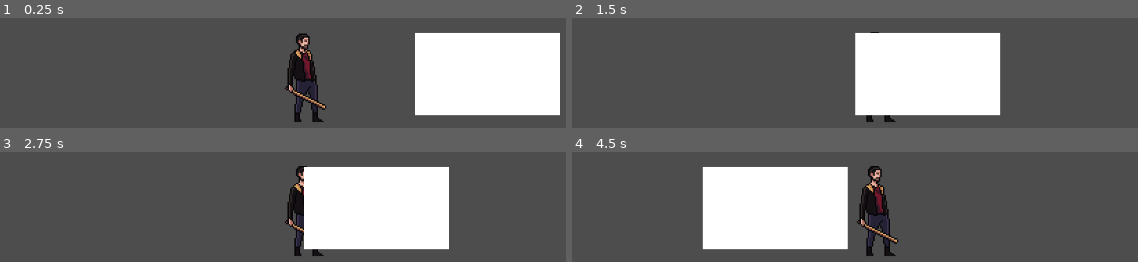
Above: before the commit, frames 1-4 (two rows, left to right).
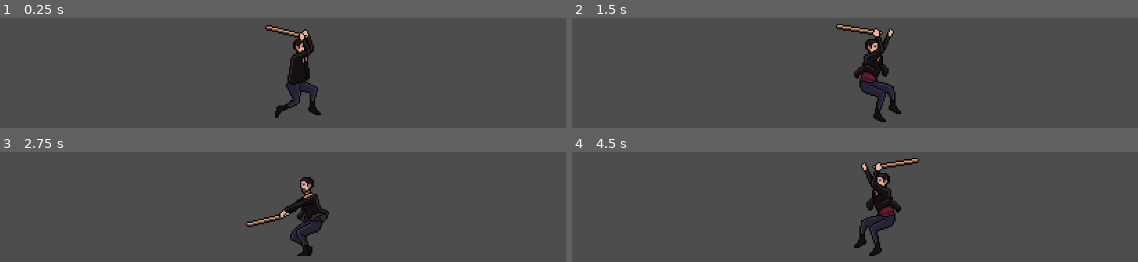
Above: after the commit, the same moments.

Repository: trevor-chi/What-Follows
Game: Godot game, scene res://scenes/Main.tscn
Same seed, same stepped clock (60 frames per second), same inputs: the game is played once before the commit and once after it.
Inputs:
- Up to frame 1 (0.25 s): no input
- Up to frame 2 (1.5 s): hold D (move_right) from 0.53 s (still down); tap W (jump, bound only after the commit) at 0.6, 0.77, 1.07, 1.35 s
- Up to frame 3 (2.75 s): tap W (jump, bound only after the commit) at 1.52, 1.82, 2.1 s; release D (move_right) at 2.03 s; hold A (move_left) from 2.03 s (still down)
- Up to frame 4 (4.5 s): release A (move_left) at 2.78 s; hold D (move_right) 2.78-4.28 s; tap W (jump, bound only after the commit) at 2.85, 3.02, 3.32, 3.6, 3.77, 4.07, 4.35 s; hold A (move_left) from 4.28 s (still down)

The runs differ from the first frame. In frame 1, 22% of the frame differs, in the area x 46-99%, y 6-95%; in frame 2, 20%; in frame 3, 21%; in frame 4, 23%, in the area x 22-62%, y 5-95%.

Commit message:
implemented basic player movement and removed tester nodes

Diff:
--- a/project.godot
+++ b/project.godot
@@ -27,6 +27,11 @@
 "events": [Object(InputEventKey,"resource_local_to_scene":false,"resource_name":"","device":-1,"window_id":0,"alt_press …(192 unchanged characters)…
 ]
 }
+jump={
+"deadzone": 0.2,
+"events": [Object(InputEventKey,"resource_local_to_scene":false,"resource_name":"","device":-1,"window_id":0,"alt_pressed":false,"shift_pressed":false,"ctrl_pressed":false,"meta_pressed":false,"pressed":false,"keycode":0,"physical_keycode":87,"key_label":0,"unicode":119,"location":0,"echo":false,"script":null)
+]
+}
 
 [physics]
 
--- a/scenes/Main.tscn
+++ b/scenes/Main.tscn
@@ -1,25 +1,9 @@
 [gd_scene format=3 uid="uid://canxmjhe525k1"]
 
 [ext_resource type="PackedScene" uid="uid://dbv0x0ivx315m" path="res://scenes/Player.tscn" id="1_elqb8"]
-
-[sub_resource type="RectangleShape2D" id="RectangleShape2D_rvslj"]
-size = Vector2(1391, 162)
 
 [node name="Main" type="Node2D" unique_id=983427258]
 
 [node name="Player" parent="." unique_id=1071195117 instance=ExtResource("1_elqb8")]
 
 [node name="Camera2D" type="Camera2D" parent="Player" unique_id=539151830]
-
-[node name="StaticBody2D" type="StaticBody2D" parent="." unique_id=1840053203]
-
-[node name="CollisionShape2D" type="CollisionShape2D" parent="StaticBody2D" unique_id=276590987]
-position = Vector2(542, 545)
-shape = SubResource("RectangleShape2D_rvslj")
-debug_color = Color(0.66570336, 0.5106437, 0.07617424, 0.42)
-
-[node name="ColorRect" type="ColorRect" parent="." unique_id=330540459]
-offset_left = 684.0
-offset_top = 241.0
-offset_right = 893.0
-offset_bottom = 360.0
--- a/scenes/Player.tscn
+++ b/scenes/Player.tscn
@@ -2,6 +2,8 @@
 
 [ext_resource type="Texture2D" uid="uid://hjsidkegxyse" path="res://assets/Raider_3/Idle.png" id="1_p0vlq"]
 [ext_resource type="Script" uid="uid://bco070al1luf7" path="res://scripts/player/playerMovement.gd" id="1_v6fml"]
+[ext_resource type="Texture2D" uid="uid://bjaculqqxu6yh" path="res://assets/Raider_3/Run.png" id="3_3li8b"]
+[ext_resource type="Texture2D" uid="uid://dsnbayu6lyu1v" path="res://assets/Raider_3/Jump.png" id="3_mdl7e"]
 
 [sub_resource type="AtlasTexture" id="AtlasTexture_v6fml"]
 atlas = ExtResource("1_p0vlq")
@@ -26,6 +28,70 @@
 [sub_resource type="AtlasTexture" id="AtlasTexture_cw2d6"]
 atlas = ExtResource("1_p0vlq")
 region = Rect2(640, 0, 128, 128)
+
+[sub_resource type="AtlasTexture" id="AtlasTexture_srp4u"]
+atlas = ExtResource("3_mdl7e")
+region = Rect2(0, 0, 128, 128)
+
+[sub_resource type="AtlasTexture" id="AtlasTexture_jfpux"]
+atlas = ExtResource("3_mdl7e")
+region = Rect2(128, 0, 128, 128)
+
+[sub_resource type="AtlasTexture" id="AtlasTexture_61ith"]
+atlas = ExtResource("3_mdl7e")
+region = Rect2(256, 0, 128, 128)
+
+[sub_resource type="AtlasTexture" id="AtlasTexture_ebwui"]
+atlas = ExtResource("3_mdl7e")
+region = Rect2(384, 0, 128, 128)
+
+[sub_resource type="AtlasTexture" id="AtlasTexture_sfy4j"]
+atlas = ExtResource("3_mdl7e")
+region = Rect2(512, 0, 128, 128)
+
+[sub_resource type="AtlasTexture" id="AtlasTexture_gv3ic"]
+atlas = ExtResource("3_mdl7e")
+region = Rect2(640, 0, 128, 128)
+
+[sub_resource type="AtlasTexture" id="AtlasTexture_b8lor"]
+atlas = ExtResource("3_mdl7e")
+region = Rect2(768, 0, 128, 128)
+
+[sub_resource type="AtlasTexture" id="AtlasTexture_6e537"]
+atlas = ExtResource("3_mdl7e")
+region = Rect2(896, 0, 128, 128)
+
+[sub_resource type="AtlasTexture" id="AtlasTexture_khinc"]
+atlas = ExtResource("3_3li8b")
+region = Rect2(0, 0, 128, 128)
+
+[sub_resource type="AtlasTexture" id="AtlasTexture_bruh7"]
+atlas = ExtResource("3_3li8b")
+region = Rect2(128, 0, 128, 128)
+
+[sub_resource type="AtlasTexture" id="AtlasTexture_6eyey"]
+atlas = ExtResource("3_3li8b")
+region = Rect2(256, 0, 128, 128)
+
+[sub_resource type="AtlasTexture" id="AtlasTexture_d3wef"]
+atlas = ExtResource("3_3li8b")
+region = Rect2(384, 0, 128, 128)
+
+[sub_resource type="AtlasTexture" id="AtlasTexture_o4126"]
+atlas = ExtResource("3_3li8b")
+region = Rect2(512, 0, 128, 128)
+
+[sub_resource type="AtlasTexture" id="AtlasTexture_lkdrv"]
+atlas = ExtResource("3_3li8b")
+region = Rect2(640, 0, 128, 128)
+
+[sub_resource type="AtlasTexture" id="AtlasTexture_p7iby"]
+atlas = ExtResource("3_3li8b")
+region = Rect2(768, 0, 128, 128)
+
+[sub_resource type="AtlasTexture" id="AtlasTexture_0rnld"]
+atlas = ExtResource("3_3li8b")
+region = Rect2(896, 0, 128, 128)
 
 [sub_resource type="SpriteFrames" id="SpriteFrames_khinc"]
 animations = [{
@@ -51,6 +117,64 @@
 "loop": true,
 "name": &"Idle",
 "speed": 6.0
+}, {
+"frames": [{
+"duration": 1.0,
+"texture": SubResource("AtlasTexture_srp4u")
+}, {
+"duration": 1.0,
+"texture": SubResource("AtlasTexture_jfpux")
+}, {
+"duration": 1.0,
+"texture": SubResource("AtlasTexture_61ith")
+}, {
+"duration": 1.0,
+"texture": SubResource("AtlasTexture_ebwui")
+}, {
+"duration": 1.0,
+"texture": SubResource("AtlasTexture_sfy4j")
+}, {
+"duration": 1.0,
+"texture": SubResource("AtlasTexture_gv3ic")
+}, {
+"duration": 1.0,
+"texture": SubResource("AtlasTexture_b8lor")
+}, {
+"duration": 1.0,
+"texture": SubResource("AtlasTexture_6e537")
+}],
+"loop": true,
+"name": &"Jump",
+"speed": 8.0
+}, {
+"frames": [{
+"duration": 1.0,
+"texture": SubResource("AtlasTexture_khinc")
+}, {
+"duration": 1.0,
+"texture": SubResource("AtlasTexture_bruh7")
+}, {
+"duration": 1.0,
+"texture": SubResource("AtlasTexture_6eyey")
+}, {
+"duration": 1.0,
+"texture": SubResource("AtlasTexture_d3wef")
+}, {
+"duration": 1.0,
+"texture": SubResource("AtlasTexture_o4126")
+}, {
+"duration": 1.0,
+"texture": SubResource("AtlasTexture_lkdrv")
+}, {
+"duration": 1.0,
+"texture": SubResource("AtlasTexture_p7iby")
+}, {
+"duration": 1.0,
+"texture": SubResource("AtlasTexture_0rnld")
+}],
+"loop": true,
+"name": &"Running",
+"speed": 12.0
 }, {
 "frames": [],
 "loop": true,
@@ -69,9 +193,10 @@
 texture_filter = 1
 scale = Vector2(2, 2)
 sprite_frames = SubResource("SpriteFrames_khinc")
-animation = &"Idle"
+animation = &"Jump"
 autoplay = "Idle"
-frame = 1
+frame = 3
+frame_progress = 0.2640341
 
 [node name="CollisionShape2D" type="CollisionShape2D" parent="." unique_id=1439900095]
 position = Vector2(0.625, 75)
--- a/scripts/player/playerMovement.gd
+++ b/scripts/player/playerMovement.gd
@@ -1,14 +1,39 @@
 extends CharacterBody2D
 
-@export var speed := 200.0
+@onready var anim := $AnimatedSprite2D
 
-func _physics_process(_delta):
+@export var speed := 400.0
+@export var jumpVel := 600.0
+@export var gravity := 1200.0
+
+func _ready():
+	anim.play("Idle")
+
+func play_anim(name: String):
+	if anim.animation != name:
+		anim.play(name)
+
+func _physics_process(delta):
+	# gravity
+	if not is_on_floor():
+		velocity.y += gravity * delta
+
+	# jump
+	if is_on_floor() and Input.is_action_just_pressed("jump"):
+		velocity.y = -jumpVel
+
+	# horizontal movement
 	var direction := Input.get_axis("move_left", "move_right")
 	velocity.x = direction * speed
+
+	# animations
+	if not is_on_floor():
+		play_anim("Jump")
+		anim.flip_h = direction < 0
+	elif direction != 0:
+		play_anim("Running")
+		anim.flip_h = direction < 0
+	else:
+		play_anim("Idle")
+
 	move_and_slide()
-
-	if Input.is_action_pressed("move_left"):
-		print("LEFT")
-
-	if Input.is_action_pressed("move_right"):
-		print("RIGHT")
